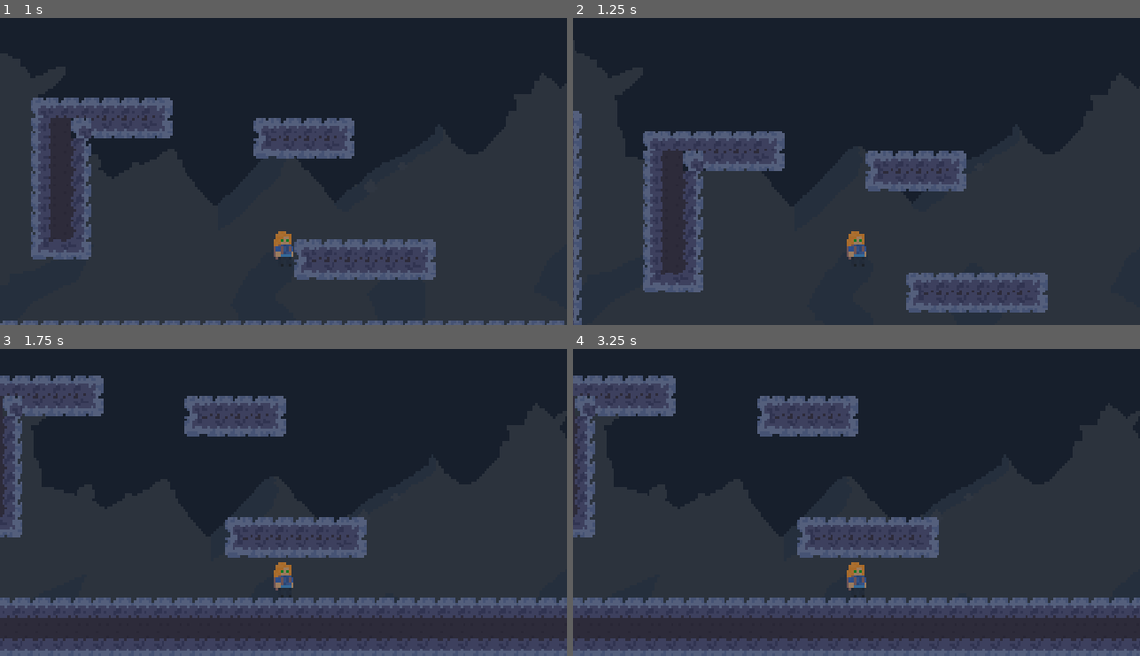
Above: before the commit, frames 1-4 (two rows, left to right).
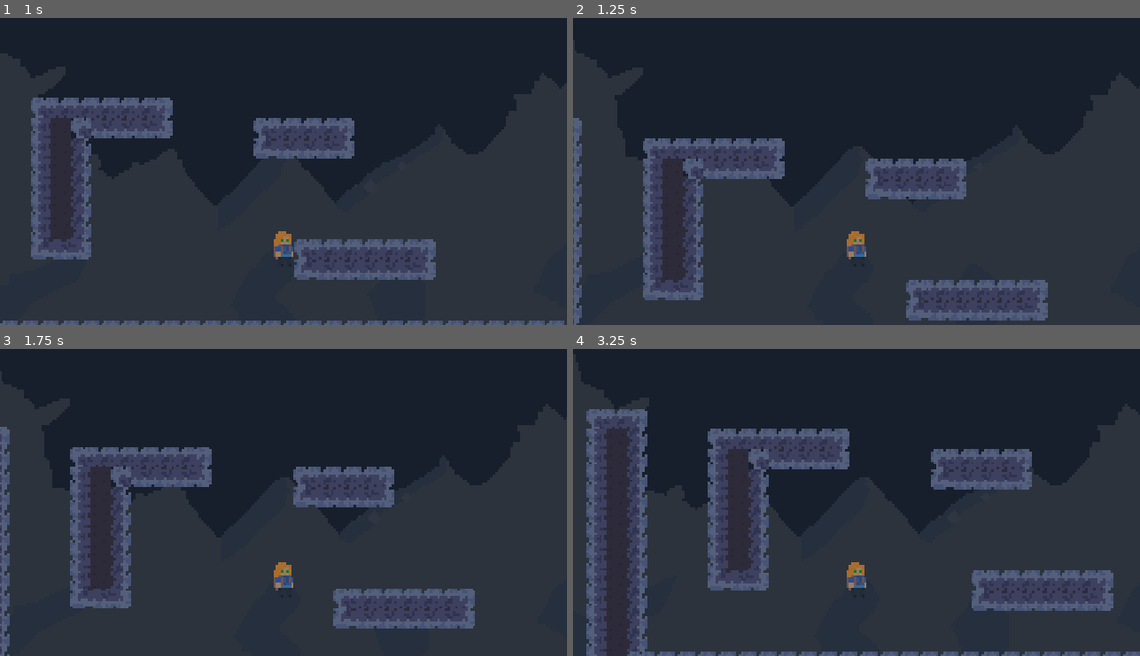
Above: after the commit, the same moments.

Repository: SleepingPhoenix1/Experimenting-with-movement
Game: Godot game, scene res://scenes/test_level.tscn
Two runs of this game, one before a commit and one after it. Both use one fixed random seed, a clock stepped at 60 frames per second and the inputs below. The engine's default icon, where the game draws it, is replaced by a stand-in: a white triangle on a blue panel in a dark square.
Inputs:
- Up to frame 1 (1 s): tap Enter at 0.5 s; hold Right (ui_right) from 0.53 s (still down); hold Ctrl (climb) from 0.53 s (still down); tap Space (ui_jump) at 0.77, 0.8 s
- Up to frame 2 (1.25 s): keep holding Right (ui_right); keep holding Ctrl (climb); tap Space (ui_jump) at 1.07 s
- Up to frame 3 (1.75 s): keep holding Right (ui_right); release Ctrl (climb) at 1.28 s; tap Space (ui_jump) at 1.35, 1.52 s; tap Ctrl (climb) at 1.55 s
- Up to frame 4 (3.25 s): tap Space (ui_jump) at 1.82, 2.3, 3.02 s; release Right (ui_right) at 2.03 s; hold Left (ui_left) 2.03-2.78 s; hold Ctrl (climb) 2.03-2.78 s; hold Right (ui_right) from 2.78 s (still down); tap Ctrl (climb) at 2.85 s

Frame 1 is identical in both runs. In frame 2, 7.2% of the frame differs, in the area x 0-84%, y 30-100%; in frame 3, 26%; in frame 4, 28%, in the area x 0-100%, y 8-100%.

Commit message:
tiny tweak

Diff:
--- a/scripts/player.gd
+++ b/scripts/player.gd
@@ -199,7 +199,7 @@
 	jump_buffer = false
 
 func wall_jump(climbing): #wall jumping
-	velocity.y = jump_velocity+30
+	velocity.y = jump_velocity+10
 	if !climbing:
 		velocity.x += 125 * -wall_direction
 	$SoundPlayer.stream = preload("res://soundeffects/jump.ogg")
Not shown, changed: Experimenting-with-movement.exe
